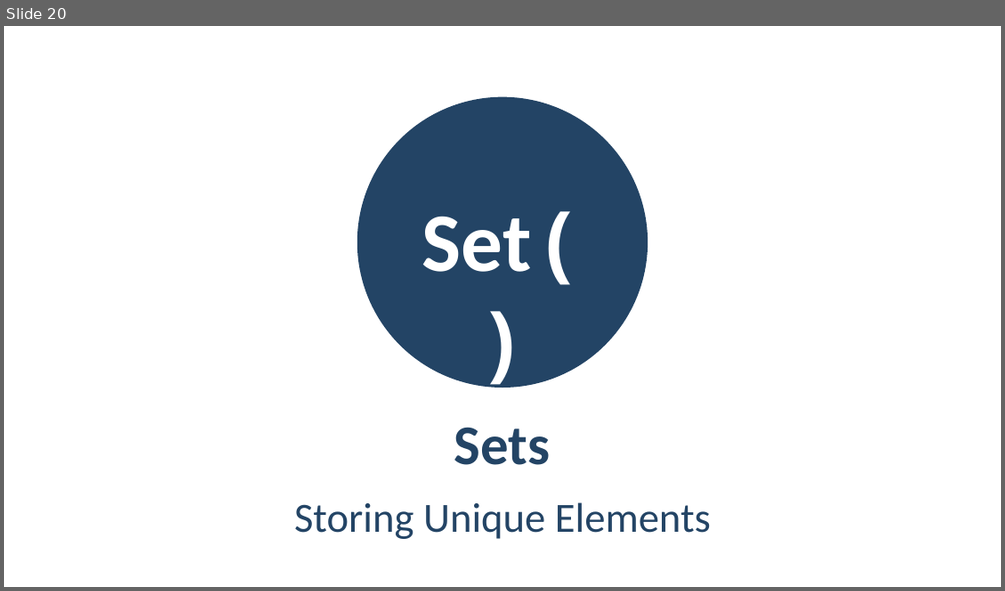
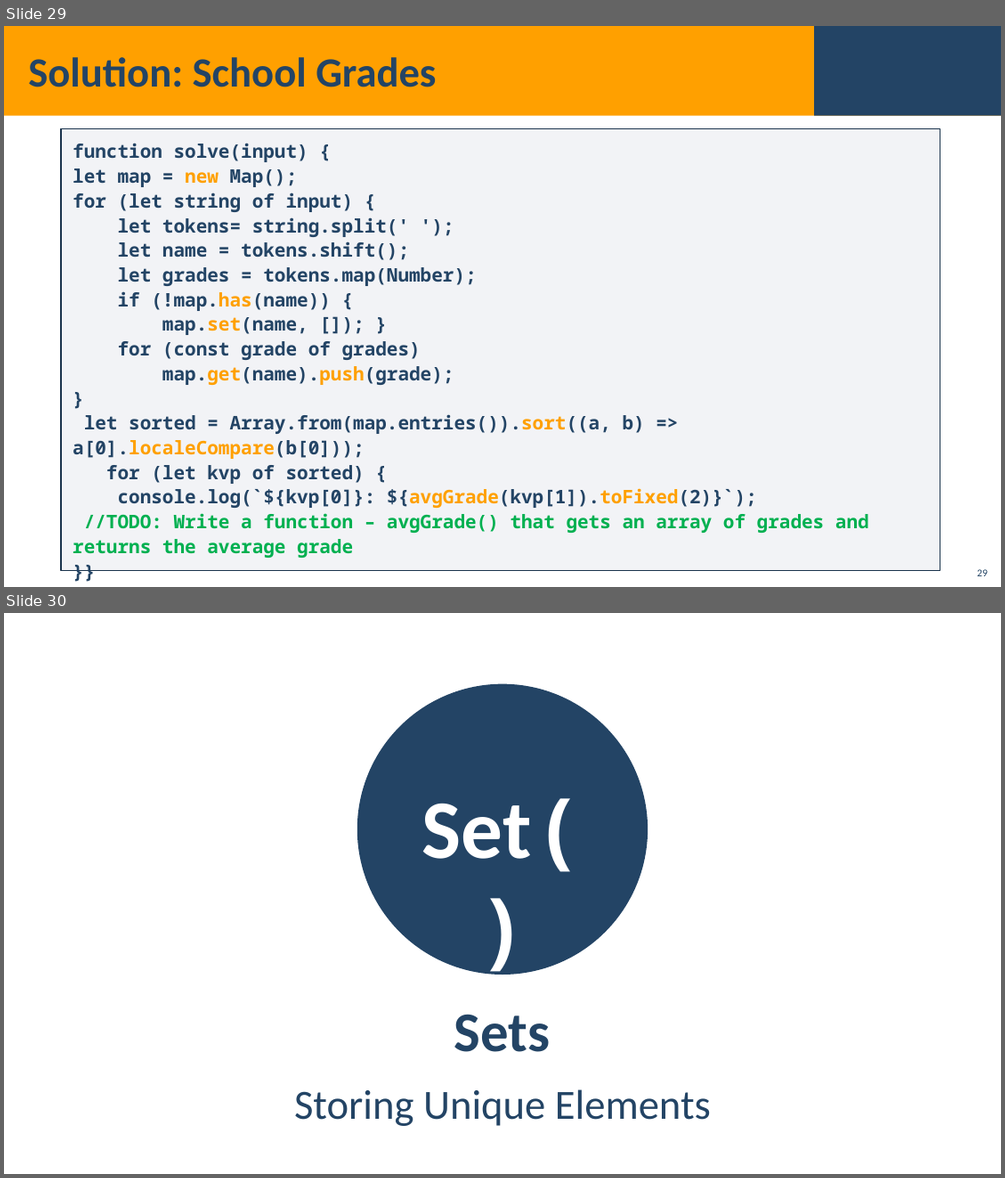
Before and after one commit to YordanovPetar/SoftUni, a slide deck: JavaScriptFundamentals/07_AssociativeArrays/07_1_AssociativeArraysLab/08. JS-Fundamentals-Associative-Arrays.pptx. Shown one above the other, each under a label of ours: slide 20 before the commit, slides 29 and 30 after it. The pictures are 1005x591 and 1005x1178 pixels, drawn with LibreOffice and Linux fonts; fonts in the diff are those of the drawing; background and template pictures are left out. Boxes give left, top, right and bottom in pixels: in the first picture for what was removed or moved away, otherwise in the second. Text is boxed around its words. In the diff, an @@ line names an element or a change of style, - is before the commit and + after.

```diff
--- a/JavaScriptFundamentals/07_AssociativeArrays/07_1_AssociativeArraysLab/08. JS-Fundamentals-Associative-Arrays.pptx
+++ b/JavaScriptFundamentals/07_AssociativeArrays/07_1_AssociativeArraysLab/08. JS-Fundamentals-Associative-Arrays.pptx
@@ slide 29 added at (4, 26, 1001, 587), background picture (left out) @@
@@ rectangle added at (4, 26, 1001, 116), fill #FFA000 @@
@@ rectangle added at (814, 26, 1001, 116), fill #234465 @@
@@ title added at (28, 57, 436, 87), 40 pt, text #234465, bold @@
+Solution: School Grades
@@ rectangle added at (61, 129, 940, 571), fill #ADB4C3 at 15% opacity, outline #1A334C 1 pt, 18 pt, text #234465, bold @@
+function solve(input) {
+let map = new Map();
+for (let string of input) {
+let tokens= string.split(' ');
+let name = tokens.shift();
+let grades = tokens.map(Number);
+if (!map.has(name)) {
+map.set(name, []); }
+for (const grade of grades)
+map.get(name).push(grade);
+}
+let sorted = Array.from(map.entries()).sort((a, b) => a[0].localeCompare(b[0]));
+for (let kvp of sorted) {
+console.log(`${kvp[0]}: ${avgGrade(kvp[1]).toFixed(2)}`);
+//TODO: Write a function – avgGrade() that gets an array of grades and returns the average grade
+}}
@@ page number added at (977, 569, 987, 576), 10 pt, text #234465 @@
+29
@@ what was slide 20 is now slide 30 @@
```
Also in this commit, not shown: 2 slides changed, 10 other slides added, 1 slide removed, 8 other files.
